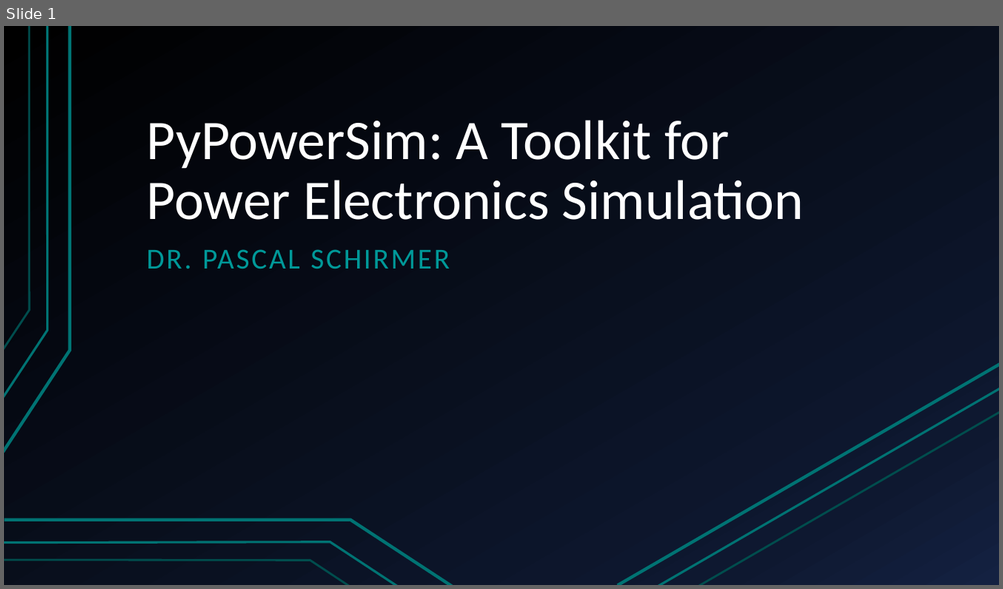
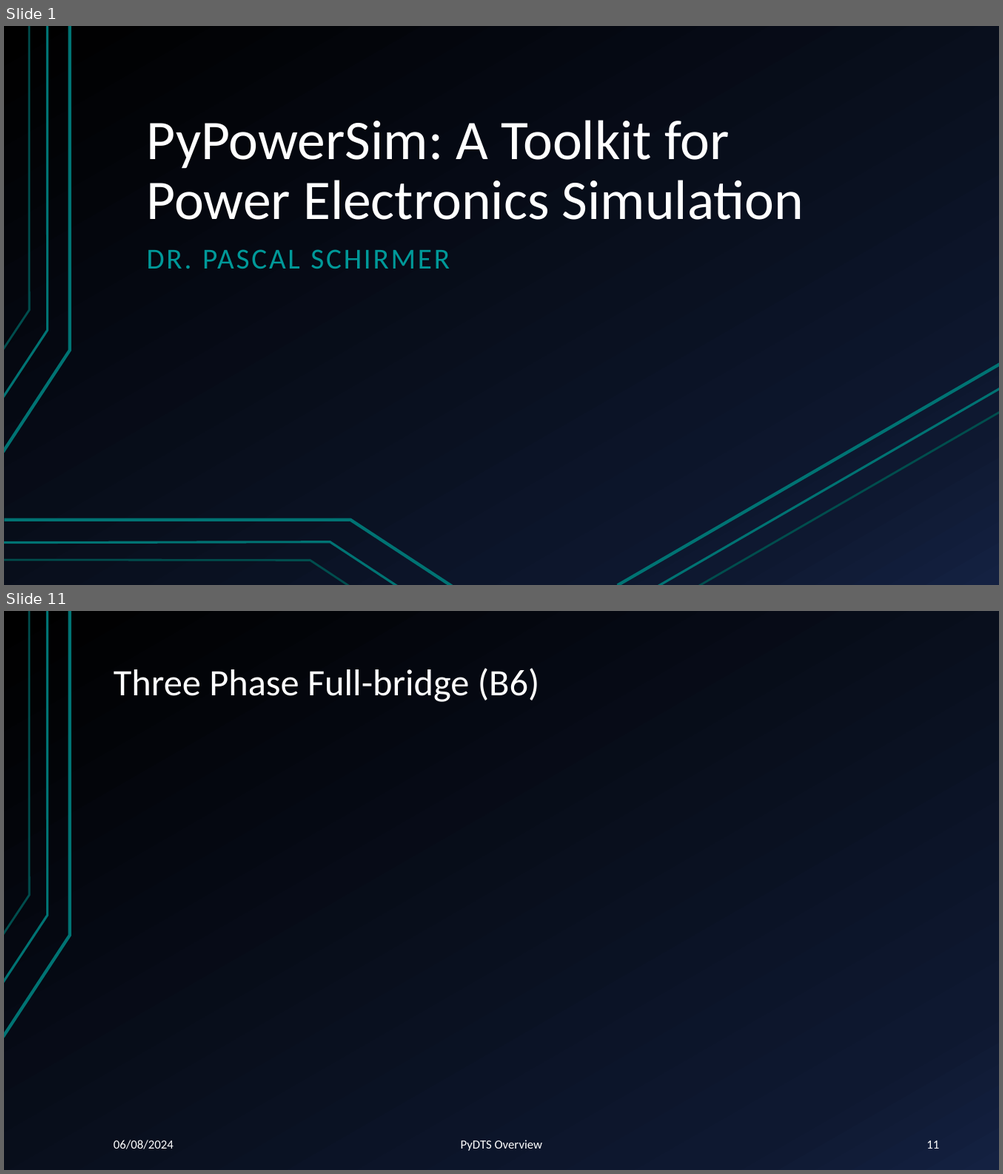
Before and after one commit to pascme05/PyPowerSim, a slide deck: docu/PR_240515_PyPowerSim_Tutorial.pptx. Shown one above the other, each under a label of ours: slide 1 before the commit, slides 1 and 11 after it; the slides between them are not shown. The pictures are 1003x589 and 1003x1174 pixels, drawn with LibreOffice and Linux fonts; fonts in the diff are those of the drawing. Boxes give left, top, right and bottom in pixels: in the first picture for what was removed or moved away, otherwise in the second. Text is boxed around its words. In the diff, an @@ line names an element or a change of style, - is before the commit and + after.

```diff
--- a/docu/PR_240515_PyPowerSim_Tutorial.pptx
+++ b/docu/PR_240515_PyPowerSim_Tutorial.pptx
@@ slide 11 added at (4, 611, 999, 1170), background gradient #000000 to #0F1931 to #142242; not listed: 3 template elements that a slide beside it also shows @@
@@ title added at (114, 668, 539, 702), 36 pt, text #FFFFFF @@
+Three Phase Full-bridge (B6)
@@ text added at (114, 1140, 173, 1150), 12 pt, text #FFFFFF @@
+06/08/2024
@@ text added at (461, 1140, 543, 1151), 12 pt, text #FFFFFF @@
+PyDTS Overview
@@ page number added at (926, 1141, 939, 1149), 12 pt, text #FFFFFF @@
+11
```
Also in this commit, not shown: 18 slides changed, 19 other slides added, 1 other file.
